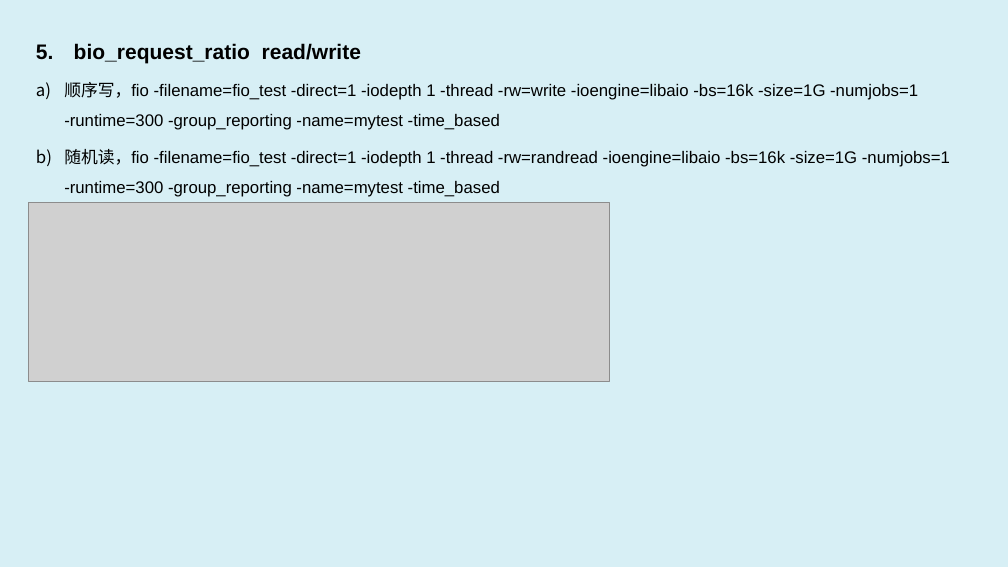
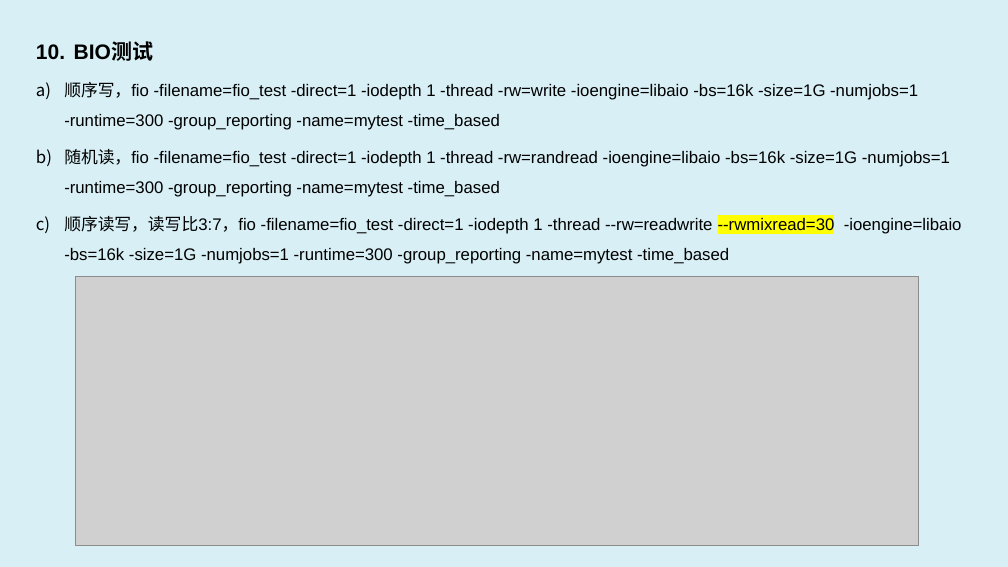
Before and after one commit to luxingwen/x-monitor, a slide deck: slide 12 of doc/x-monitor.eBPF Observe & Profiling.pptx (slide 10 before the commit). Drawn at 1008x567 pixels with LibreOffice and Linux fonts; fonts in the diff are those of the drawing; grey boxes stand for pictures. Boxes give left, top, right and bottom in pixels: in the first picture for what was removed or moved away, otherwise in the second. Text is boxed around its words. In the diff, an @@ line names an element or a change of style, - is before the commit and + after.

```diff
--- a/doc/x-monitor.eBPF Observe & Profiling.pptx
+++ b/doc/x-monitor.eBPF Observe & Profiling.pptx
@@ text at (74,42,153,61): text changed @@
-5. bio_request_ratio read/write
+10. BIO测试
@@ picture removed at (29,202,609,382) @@
@@ text at (64,216,962,264): paragraph added @@
+m) 顺序读写，读写比3:7，fio -filename=fio_test -direct=1 -iodepth 1 -thread --rw=readwrite --rwmixread=30 -ioengine=libaio -bs=16k -size=1G -numjobs=1 -runtime=300 -group_reporting -name=mytest -time_based
@@ picture added at (76,276,918,545) @@
```
Also in this commit, not shown: 2 other slides changed, 3 slides added, 1 slide removed.
